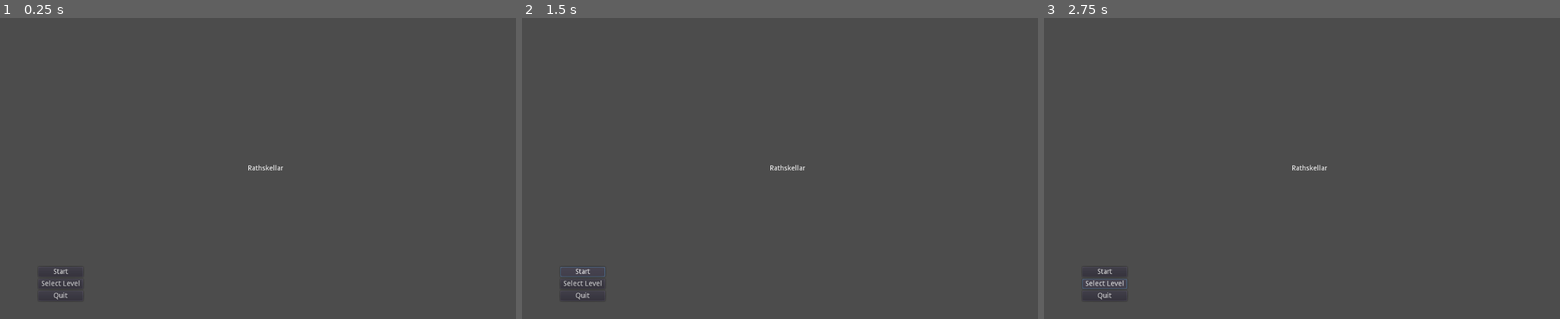
Above: before the commit, frames 1-3 (left to right).
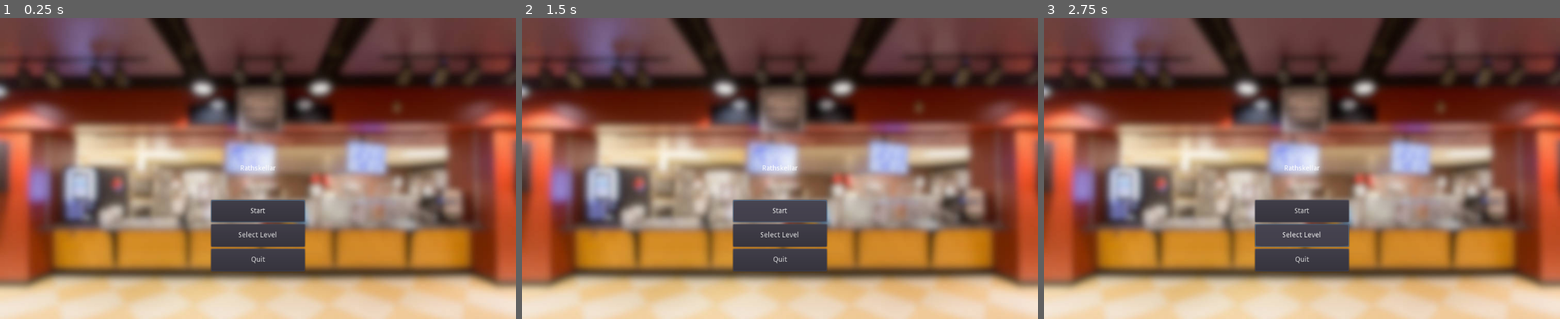
Above: after the commit, the same moments.

Repository: Apexal/wrathskeller
Game: Godot game, scene res://Menu.tscn
The game is run twice, just before and just after one commit, with the same random seed, the same clock (stepped at 60 frames per second) and the same inputs.
Inputs:
- Up to frame 1 (0.25 s): no input
- Up to frame 2 (1.5 s): click "Start" at 0.5 s; click "Start" at 1.25 s
- Up to frame 3 (2.75 s): click "Select Level" at 2 s

The runs differ from the first frame. In frame 1, 91% of the frame differs, in the area x 0-100%, y 0-100%; in frame 2, 91%; in frame 3, 91%.

Commit message:
Add blur BG of Rathskellar

Diff:
--- a/Menu.gd
+++ b/Menu.gd
@@ -1,4 +1,7 @@
 extends Control
+
+func _ready():
+	$VBoxContainer/StartButton.grab_focus()
 
 func _on_StartButton_pressed():
 	pass # Replace with function body.
--- a/Menu.tscn
+++ b/Menu.tscn
@@ -1,6 +1,7 @@
-[gd_scene load_steps=2 format=2]
+[gd_scene load_steps=3 format=2]
 
 [ext_resource path="res://Menu.gd" type="Script" id=1]
+[ext_resource path="res://assets/rathskellar_blur_bg.jpg" type="Texture" id=2]
 
 [node name="Menu" type="Control"]
 anchor_right = 1.0
@@ -10,44 +11,71 @@
 "_edit_use_anchors_": false
 }
 
+[node name="RathskellarBlurBg" type="TextureRect" parent="."]
+anchor_right = 1.0
+anchor_bottom = 1.0
+margin_bottom = 67.0
+texture = ExtResource( 2 )
+stretch_mode = 1
+__meta__ = {
+"_edit_use_anchors_": false
+}
+
 [node name="VBoxContainer" type="VBoxContainer" parent="."]
+anchor_left = 0.5
 anchor_top = 1.0
+anchor_right = 0.5
 anchor_bottom = 1.0
-margin_left = 76.0
-margin_top = -104.0
-margin_right = 41.0
-margin_bottom = -112.0
+margin_left = -93.0
+margin_top = -237.0
+margin_right = 93.0
+margin_bottom = -95.0
 __meta__ = {
 "_edit_use_anchors_": false
 }
 
 [node name="StartButton" type="Button" parent="VBoxContainer"]
-margin_right = 89.0
-margin_bottom = 20.0
+margin_right = 186.0
+margin_bottom = 44.0
+focus_neighbour_top = NodePath("../QuitButton")
+focus_neighbour_bottom = NodePath("../LevelSelectButton")
+size_flags_horizontal = 3
+size_flags_vertical = 3
 text = "Start"
 
 [node name="LevelSelectButton" type="Button" parent="VBoxContainer"]
-margin_top = 24.0
-margin_right = 89.0
-margin_bottom = 44.0
+margin_top = 48.0
+margin_right = 186.0
+margin_bottom = 93.0
+focus_neighbour_top = NodePath("../StartButton")
+focus_neighbour_bottom = NodePath("../QuitButton")
+size_flags_horizontal = 3
+size_flags_vertical = 3
 text = "Select Level"
 
 [node name="QuitButton" type="Button" parent="VBoxContainer"]
-margin_top = 48.0
-margin_right = 89.0
-margin_bottom = 68.0
+margin_top = 97.0
+margin_right = 186.0
+margin_bottom = 142.0
+focus_neighbour_top = NodePath("../LevelSelectButton")
+focus_neighbour_bottom = NodePath("../StartButton")
+size_flags_horizontal = 3
+size_flags_vertical = 3
 text = "Quit"
 
-[node name="Label" type="Label" parent="."]
+[node name="Title" type="Label" parent="."]
 anchor_left = 0.5
 anchor_top = 0.5
 anchor_right = 0.5
 anchor_bottom = 0.5
-margin_left = -20.0
+margin_left = -35.0
 margin_top = -7.0
-margin_right = 20.0
+margin_right = 35.0
 margin_bottom = 7.0
 text = "Rathskellar"
+__meta__ = {
+"_edit_use_anchors_": false
+}
 
 [connection signal="pressed" from="VBoxContainer/StartButton" to="." method="_on_StartButton_pressed"]
 [connection signal="pressed" from="VBoxContainer/LevelSelectButton" to="." method="_on_LevelSelectButton_pressed"]
Binary file added: assets/rathskellar_blur_bg.jpg
Not shown, added: assets/rathskellar_blur_bg.jpg.import
